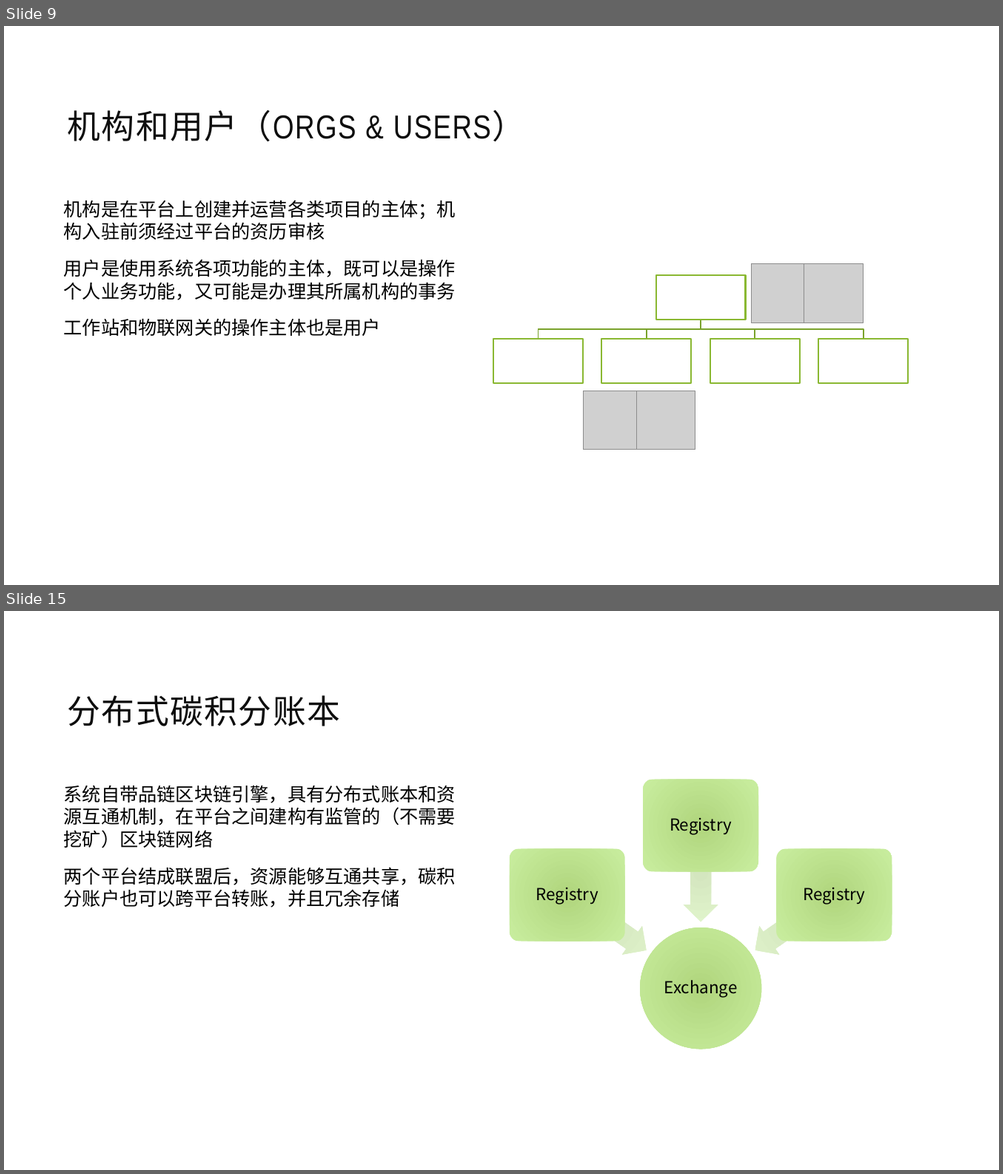
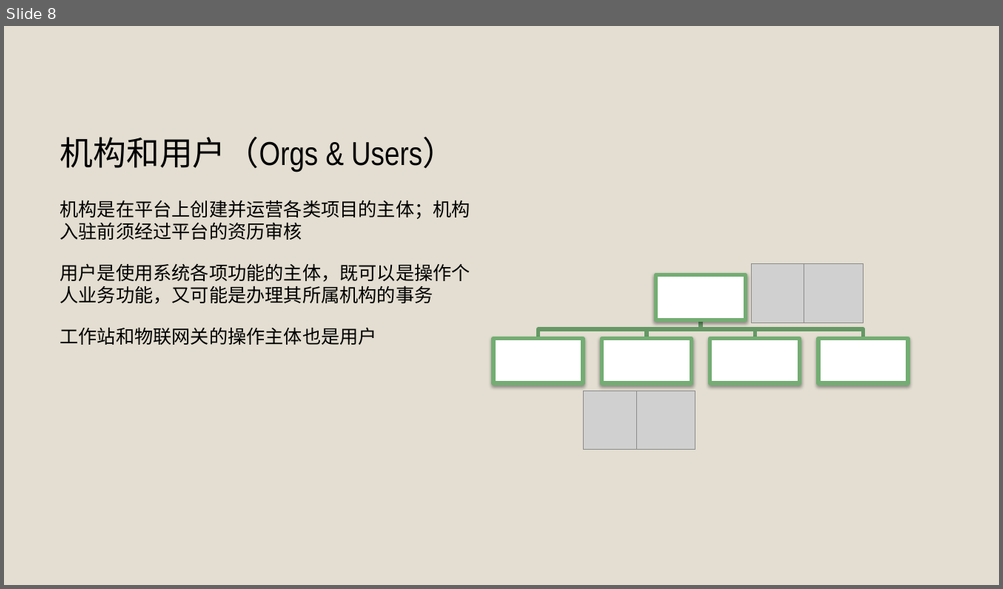
Before and after one commit to jzgi/chainfx, a slide deck: Docs/品链框架.pptx. Shown one above the other, each under a label of ours: slides 9 and 15 before the commit, slide 8 after it; the slides between them are not shown. The pictures are 1003x1174 and 1003x589 pixels, drawn with LibreOffice and Linux fonts; fonts in the diff are those of the drawing; grey boxes stand for pictures. Boxes give left, top, right and bottom in pixels: in the first picture for what was removed or moved away, otherwise in the second. Text is boxed around its words. In the diff, an @@ line names an element or a change of style, - is before the commit and + after.

```diff
--- a/Docs/品链框架.pptx
+++ b/Docs/品链框架.pptx
@@ slide 15 removed at bbox=[4, 611, 999, 1170], background #FFFFFF @@
@@ title removed at bbox=[68, 695, 341, 726] @@
-分布式碳积分账本
@@ text removed at bbox=[64, 785, 455, 908] @@
-系统自带品链区块链引擎，具有分布式账本和资源互通机制，在平台之间建构有监管的（不需要挖矿）区块链网络
-两个平台结成联盟后，资源能够互通共享，碳积分账户也可以跨平台转账，并且冗余存储
@@ group removed at bbox=[509, 780, 892, 1050]: 4 texts, 3 left arrows, 3 rounded rectangles, 1 ellipse @@
-Exchange
-Registry
-Registry
-Registry
@@ what was slide 9 is now slide 8 @@
@@ slide 8 changed as well @@
@@ background #FFFFFF to #E3DED1 @@
@@ title "机构和用户（Orgs & Users）" at bbox=[60, 137, 455, 173]: vertical alignment middle to bottom @@
@@ title at bbox=[60, 137, 455, 173]: text changed; text colour #0D0D0D to #000000 @@
-机构和用户（ORGS & USERS）
+机构和用户（Orgs & Users）
@@ text "机构是在平台上创建并运营各类项目的主体；机构入驻前须经过平台的资历审核" at bbox=[60, 200, 470, 345]: more space between paragraphs @@
@@ outline #7BA32D 1.25 pt to #669966 3.78 pt in 4 elements at bbox=[701, 320, 864, 338], bbox=[701, 320, 755, 338], bbox=[646, 320, 701, 338], bbox=[538, 320, 701, 338] @@
@@ outline #8BB833 1.5 pt to #73AD73 3.82 pt; shadow on in 5 elements at bbox=[656, 275, 745, 320], bbox=[493, 338, 583, 383], bbox=[602, 338, 691, 383], bbox=[710, 338, 800, 383], bbox=[819, 338, 908, 383] @@
```
Also in this commit, not shown: 4 other slides changed, 3 slides added, 15 other slides removed, 1 other file.
